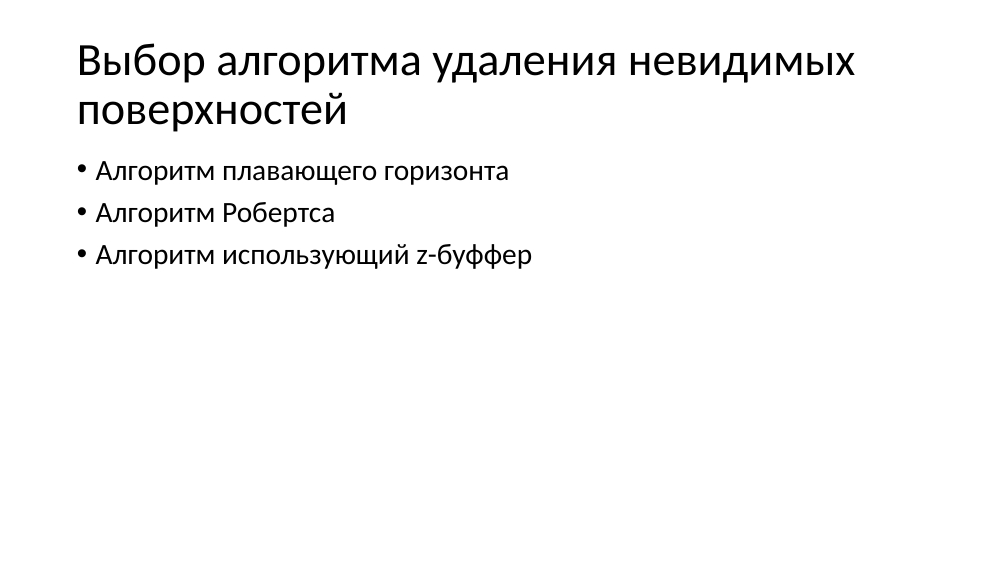
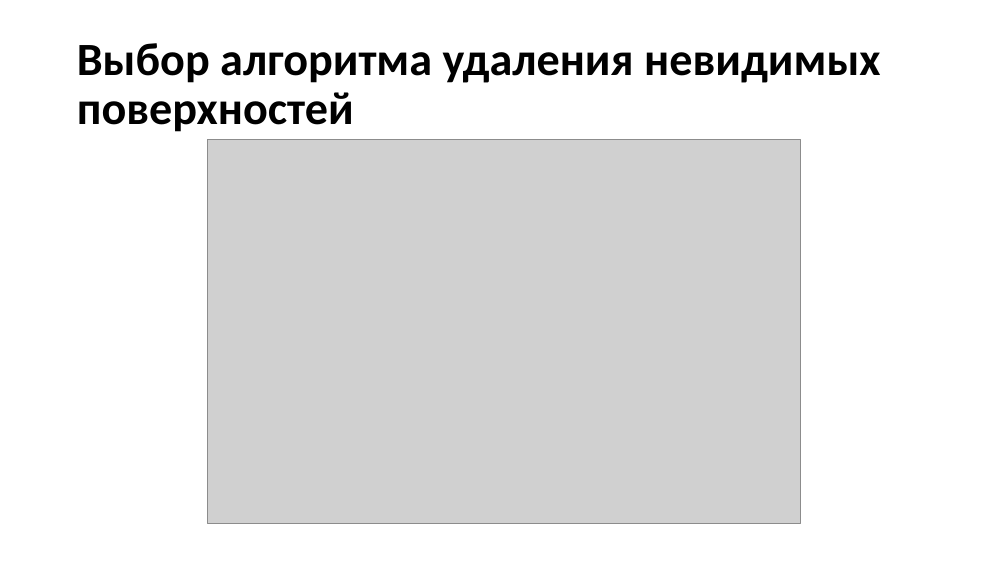
Before and after one commit to Inlucker/LandscapeTest, a slide deck: slide 5 of Presentation/Pronin LandscapeGen.pptx. Drawn at 1008x567 pixels with LibreOffice and Linux fonts; fonts in the diff are those of the drawing; grey boxes stand for pictures. Boxes give left, top, right and bottom in pixels: in the first picture for what was removed or moved away, otherwise in the second. Text is boxed around its words. In the diff, an @@ line names an element or a change of style, - is before the commit and + after.

```diff
--- a/Presentation/Pronin LandscapeGen.pptx
+++ b/Presentation/Pronin LandscapeGen.pptx
@@ title "Выбор алгоритма удаления невидимых поверхностей" at (77,43,881,132): bold on @@
@@ picture added at (207,140,801,523) @@
@@ text removed at (96,161,532,269) @@
-• Алгоритм плавающего горизонта
-• Алгоритм Робертса
-• Алгоритм использующий z-буффер
```
Also in this commit, not shown: 7 other slides changed, 1 other file.
